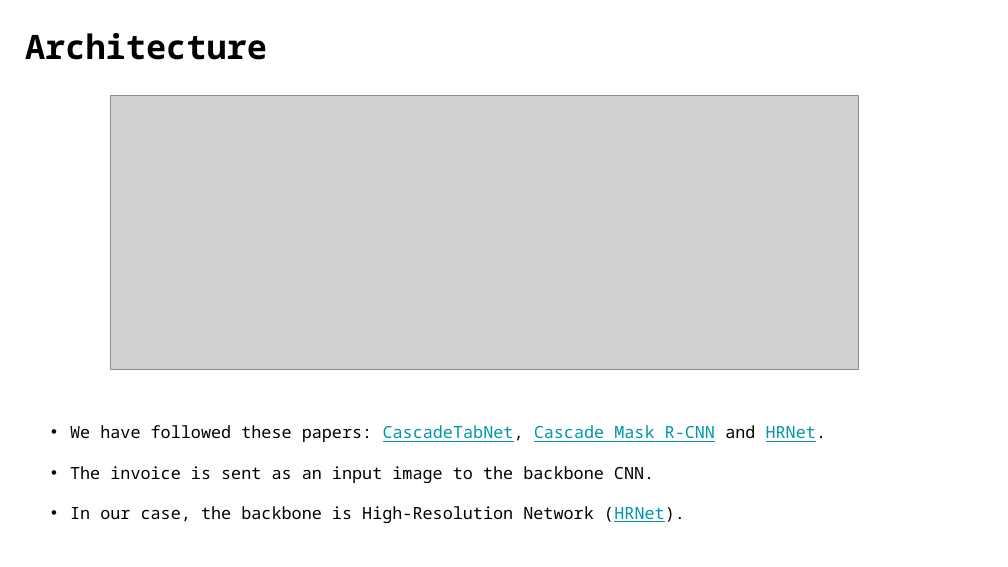
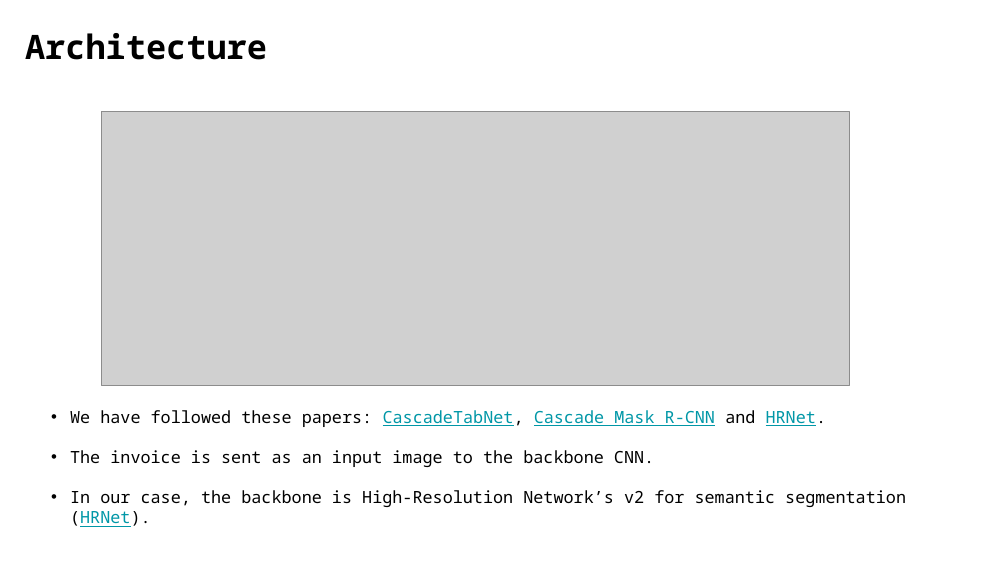
Before and after one commit to deepeshhada/flipkart-grid-table-extraction, a slide deck: slide 6 of Level 2/GRiD_ Electronic Invoicing using Image Processing_TwoAndAHalfMen_IISc.pptx. Drawn at 1008x567 pixels with LibreOffice and Linux fonts; fonts in the diff are those of the drawing; grey boxes stand for pictures; background and template pictures are left out. Boxes give left, top, right and bottom in pixels: in the first picture for what was removed or moved away, otherwise in the second. Text is boxed around its words. In the diff, an @@ line names an element or a change of style, - is before the commit and + after.

```diff
--- a/Level 2/GRiD_ Electronic Invoicing using Image Processing_TwoAndAHalfMen_IISc.pptx
+++ b/Level 2/GRiD_ Electronic Invoicing using Image Processing_TwoAndAHalfMen_IISc.pptx
@@ picture: place and size @@
-picture at (110, 96, 858, 370)
+picture at (101, 112, 849, 386)
@@ text "We have followed these papers: ...": place and size @@
-text "We have followed these papers: ..." at (70, 425, 826, 523)
+text "We have followed these papers: ..." at (70, 410, 906, 527)
@@ text at (70, 490, 906, 527): text changed @@
-• In our case, the backbone is High-Resolution Network (HRNet).
+• In our case, the backbone is High-Resolution Network’s v2 for semantic segmentation (HRNet).
```
Also in this commit, not shown: 6 other slides changed.
